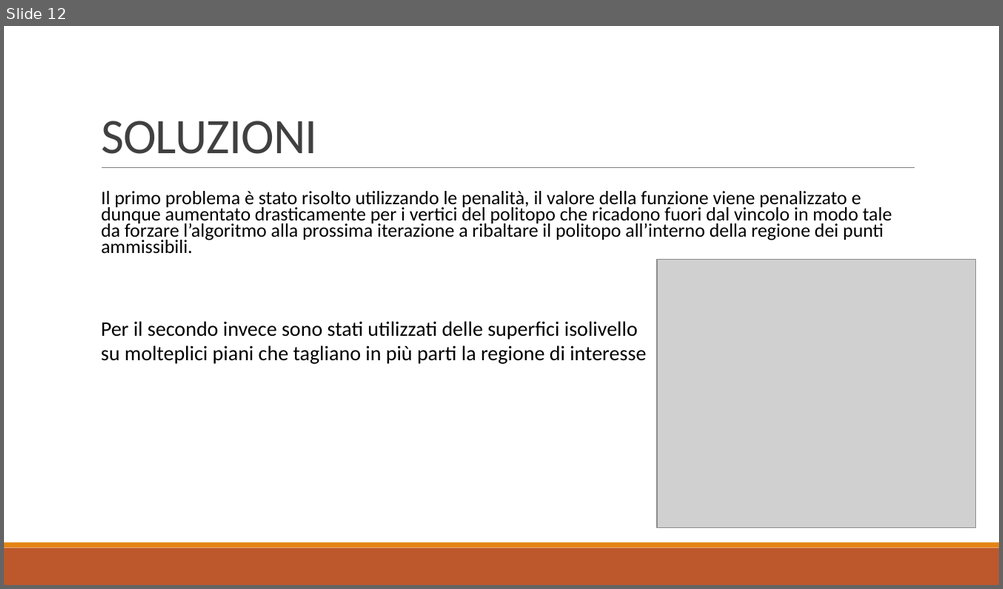
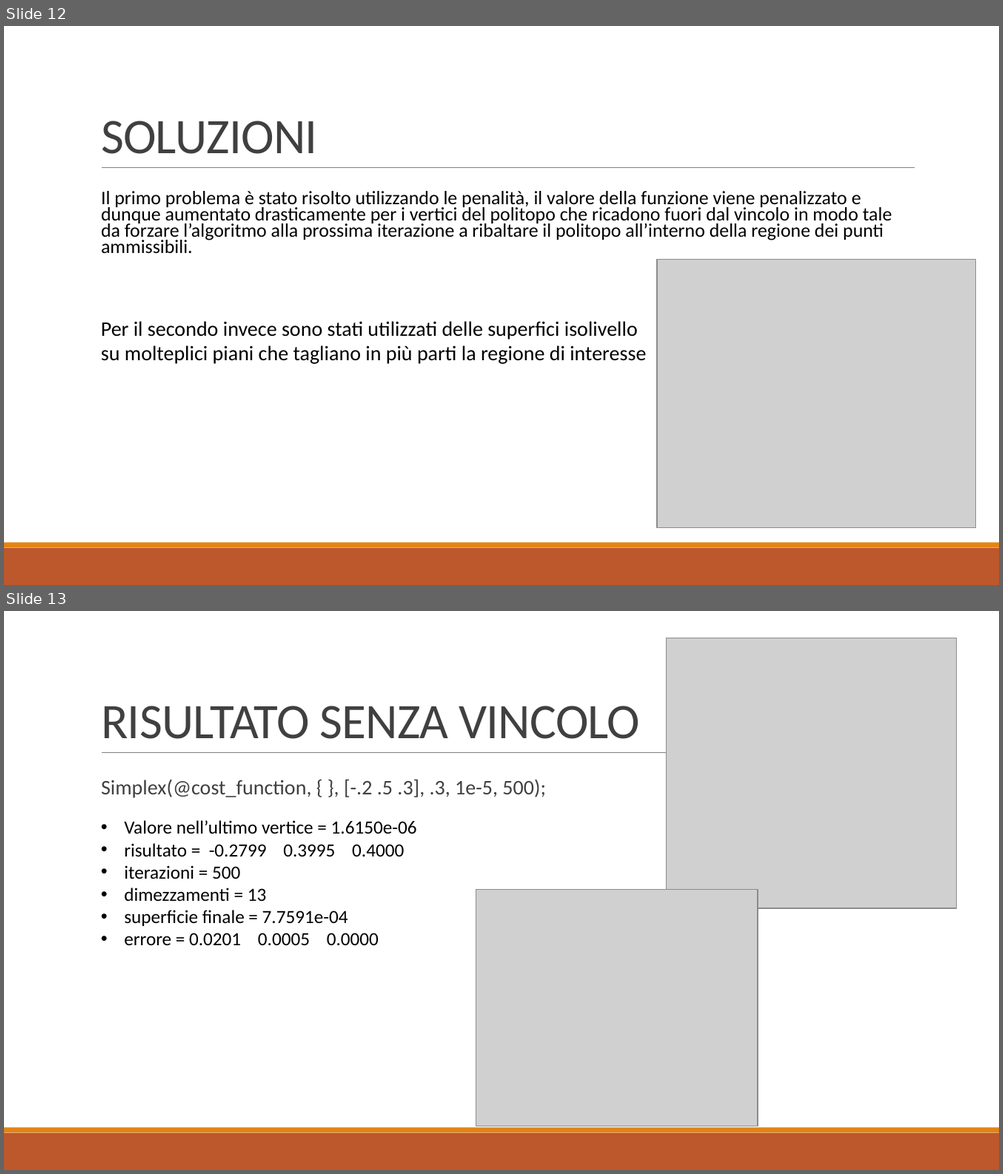
Before and after one commit to baldimario/Simplex, a slide deck: IDENTICAZIONE SISTEMA DI CARICHE PUNTIFORMI DA MISURE DI.pptx. Shown one above the other, each under a label of ours: slide 12 before the commit, slides 12 and 13 after it. The pictures are 1003x589 and 1003x1174 pixels, drawn with LibreOffice and Linux fonts; fonts in the diff are those of the drawing; grey boxes stand for pictures. Boxes give left, top, right and bottom in pixels: in the first picture for what was removed or moved away, otherwise in the second. Text is boxed around its words. In the diff, an @@ line names an element or a change of style, - is before the commit and + after.

```diff
--- a/IDENTICAZIONE SISTEMA DI CARICHE PUNTIFORMI DA MISURE DI.pptx
+++ b/IDENTICAZIONE SISTEMA DI CARICHE PUNTIFORMI DA MISURE DI.pptx
@@ slide 13 added at [4, 611, 999, 1170], background #FFFFFF; not listed: 3 template elements that a slide beside it also shows @@
@@ picture added at [666, 638, 957, 908] @@
@@ title added at [101, 706, 640, 739], 48 pt, text #404040 @@
+RISULTATO SENZA VINCOLO
@@ text added at [101, 779, 546, 798], 20 pt, text #404040 @@
+  Simplex(@cost_function, { }, [-.2 .5 .3], .3, 1e-5, 500);
@@ text added at [124, 820, 417, 945], 18 pt, text #000000 @@
+• Valore nell’ultimo vertice = 1.6150e-06
+• risultato = -0.2799 0.3995 0.4000
+• iterazioni = 500
+• dimezzamenti = 13
+• superficie finale = 7.7591e-04
+• errore = 0.0201 0.0005 0.0000
@@ picture added at [475, 889, 757, 1127] @@
```
Also in this commit, not shown: 2 other slides added, 4 other files.
